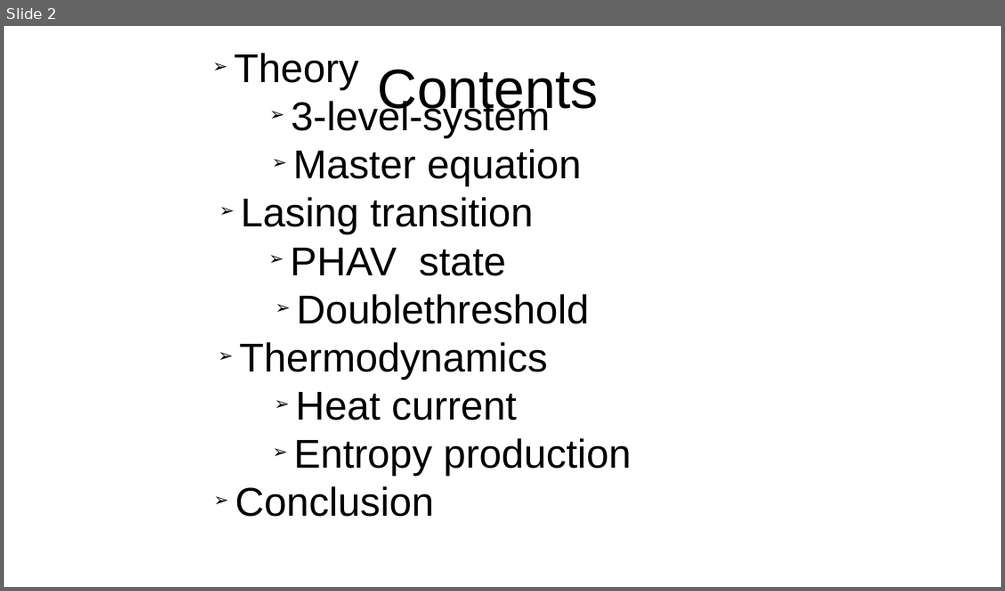
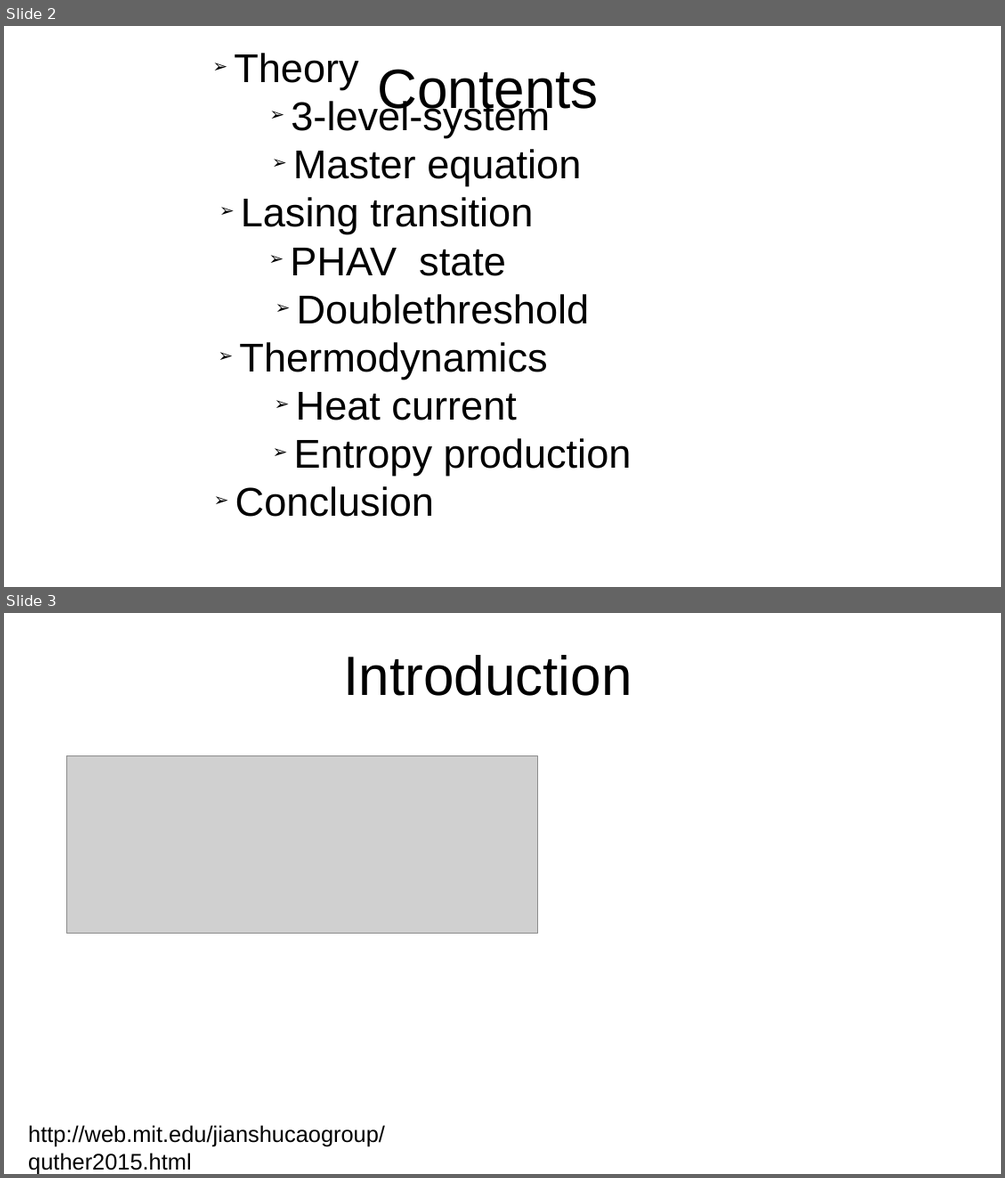
Before and after one commit to SanderStammbach/Sanders-Studium, a slide deck: Master-Projekt/Vortrag.odp. Shown one above the other, each under a label of ours: slide 2 before the commit, slides 2 and 3 after it. The pictures are 1005x591 and 1005x1178 pixels, drawn with LibreOffice and Linux fonts; fonts in the diff are those of the drawing; grey boxes stand for pictures; background and template pictures are left out. Boxes give left, top, right and bottom in pixels: in the first picture for what was removed or moved away, otherwise in the second. Text is boxed around its words. In the diff, an @@ line names an element or a change of style, - is before the commit and + after.

```diff
--- a/Master-Projekt/Vortrag.odp
+++ b/Master-Projekt/Vortrag.odp
@@ slide 3 added at (4,613,1001,1174), background picture (left out) @@
@@ title added at (344,655,632,696), 44 pt, text #000000 @@
+Introduction
@@ picture added at (67,756,539,933) @@
@@ text added at (28,1125,385,1174), 18 pt, text #000000 @@
+http://web.mit.edu/jianshucaogroup/quther2015.html
```
Also in this commit, not shown: 2 slides changed, 4 other slides added, 23 other files.
